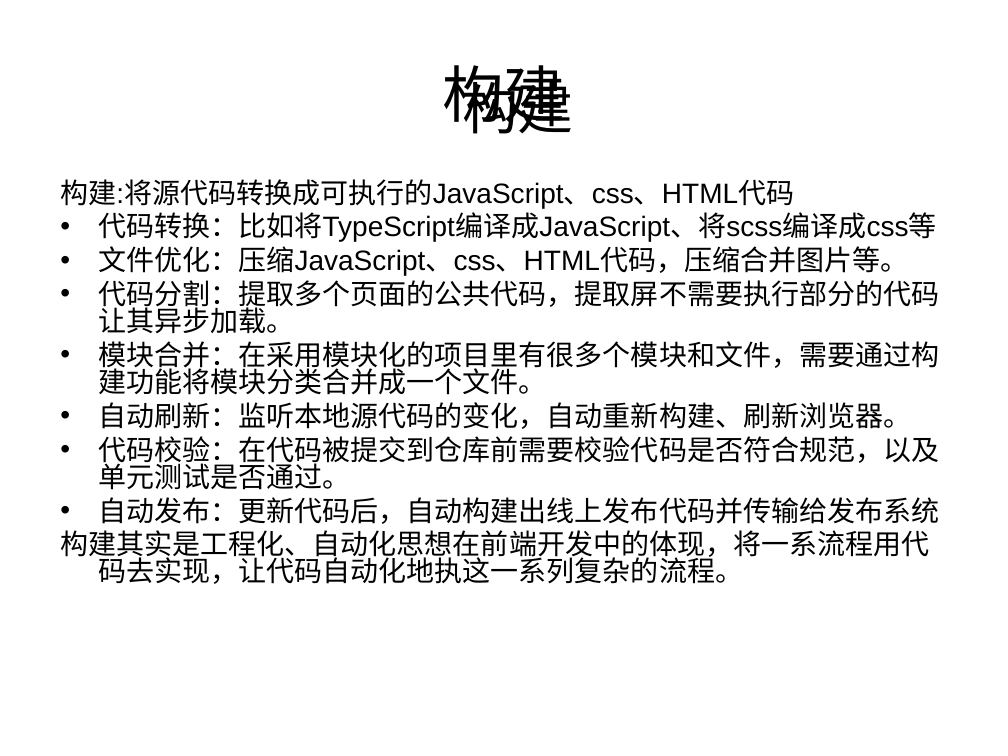
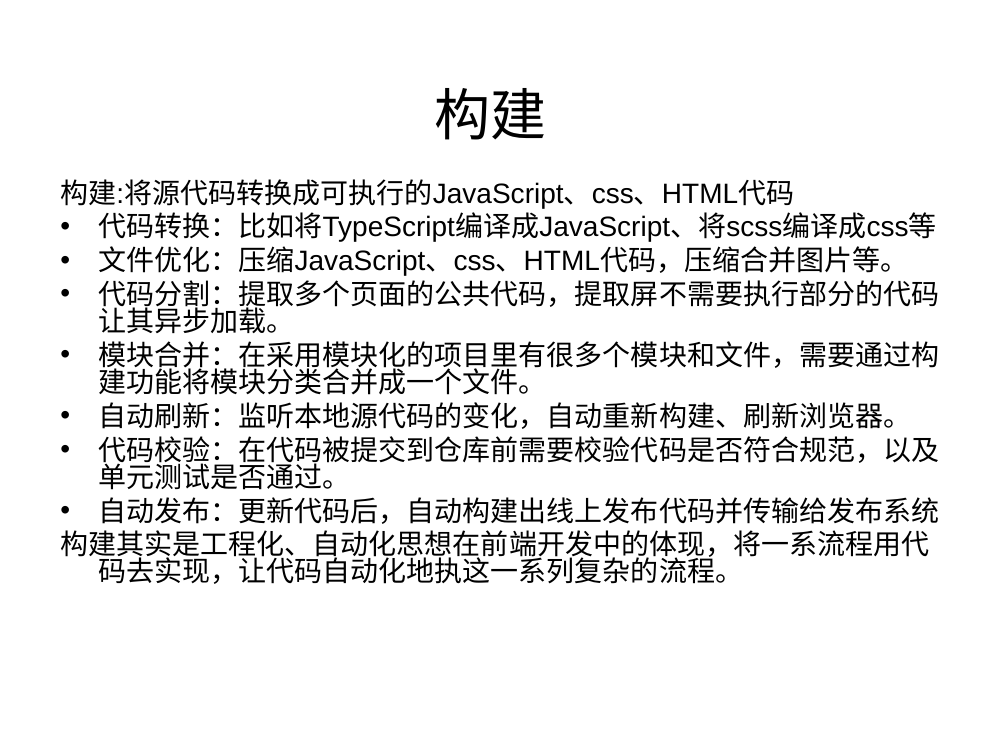
Before and after one commit to wangjiaoj/document, a slide deck: slide 2 of webpack/webpack教程.ppt. Drawn at 1008x756 pixels with LibreOffice and Linux fonts; fonts in the diff are those of the drawing. Boxes give left, top, right and bottom in pixels: in the first picture for what was removed or moved away, otherwise in the second. Text is boxed around its words. In the diff, an @@ line names an element or a change of style, - is before the commit and + after.

```diff
--- a/webpack/webpack教程.ppt
+++ b/webpack/webpack教程.ppt
@@ text "构建" rewrapped from box(462, 73, 574, 134) to box(435, 88, 547, 140) @@
@@ title removed at box(442, 65, 565, 133) @@
-构建
```
Also in this commit, not shown: 20 other slides changed, 1 slide added, 1 slide removed, 9 other files.
